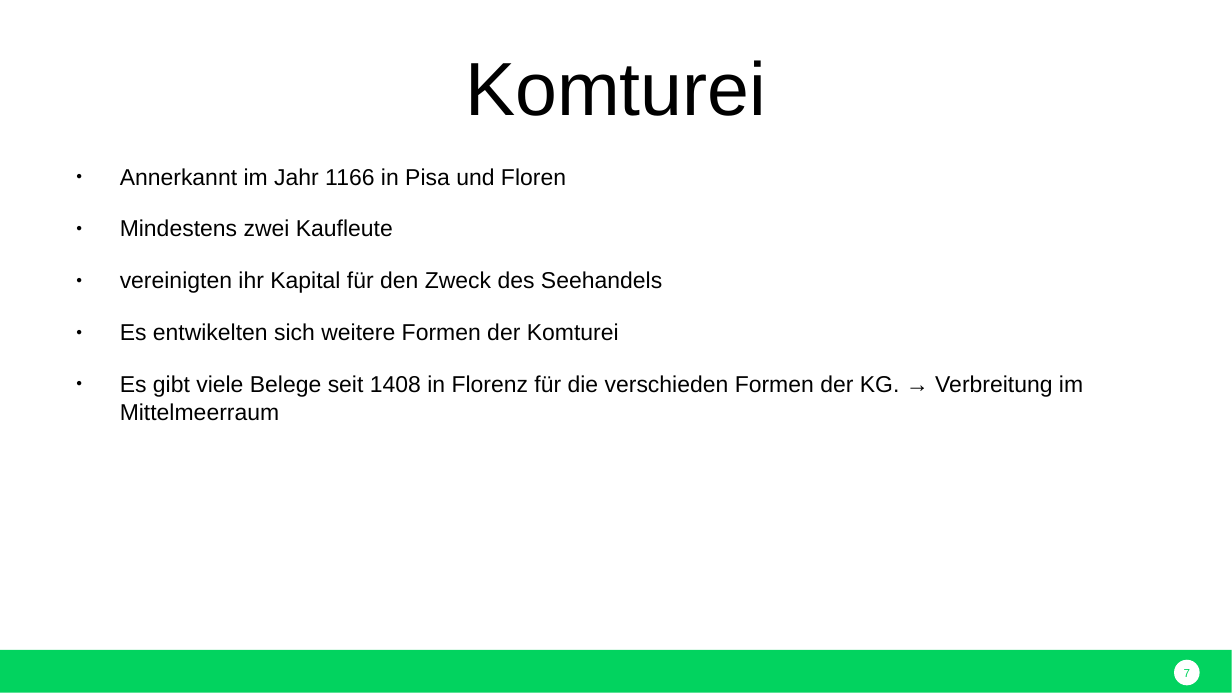
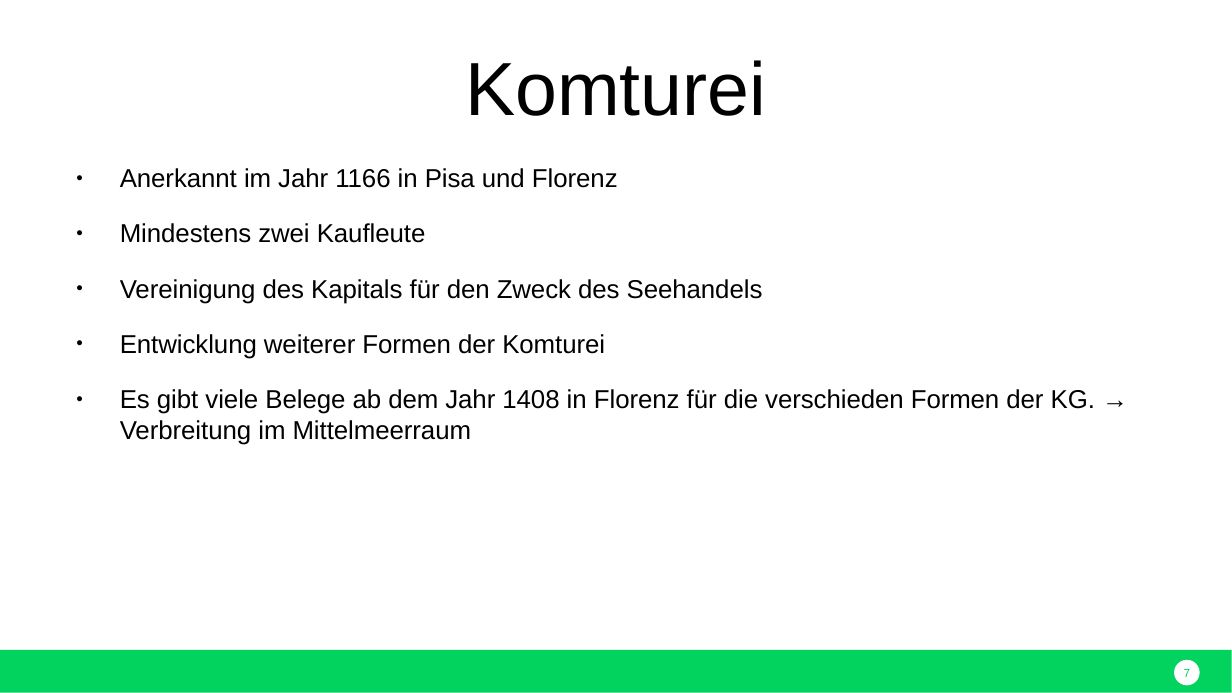
Before and after one commit to nodeg/exercises, a slide deck: slide 7 of Referat_BWP_KG_eugen.pptx. Drawn at 1232x693 pixels with LibreOffice and Linux fonts; fonts in the diff are those of the drawing. Boxes give left, top, right and bottom in pixels: in the first picture for what was removed or moved away, otherwise in the second. Text is boxed around its words. In the diff, an @@ line names an element or a change of style, - is before the commit and + after.

```diff
--- a/Referat_BWP_KG_eugen.pptx
+++ b/Referat_BWP_KG_eugen.pptx
@@ text at [120, 168, 618, 188]: text changed; size 13.4 to 15 pt @@
-● Annerkannt im Jahr 1166 in Pisa und Floren
+● Anerkannt im Jahr 1166 in Pisa und Florenz
@@ text at [120, 223, 426, 243]: size 13.4 to 15 pt in "Mindestens zwei Kaufleute" @@
@@ text at [120, 279, 1095, 445]: text changed; size 13.4 to 15 pt @@
-● vereinigten ihr Kapital für den Zweck des Seehandels
-● Es entwikelten sich weitere Formen der Komturei
-● Es gibt viele Belege seit 1408 in Florenz für die verschieden Formen der KG. → Verbreitung im Mittelmeerraum
+● Vereinigung des Kapitals für den Zweck des Seehandels
+● Entwicklung weiterer Formen der Komturei
+● Es gibt viele Belege ab dem Jahr 1408 in Florenz für die verschieden Formen der KG. → Verbreitung im Mittelmeerraum
```
Also in this commit, not shown: 2 other slides changed.
